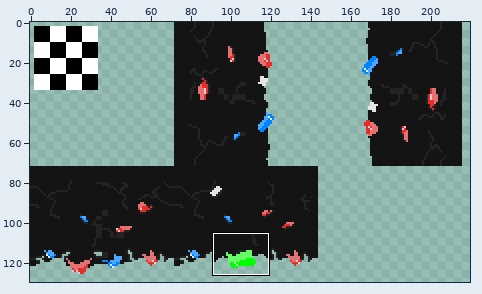
Sprite sheet -- prjVenomBite/tilesets/caveTiles/output_tileset.png. The picture above shows the old version from afar; the outline marks the close-up.
Close-up. Before:
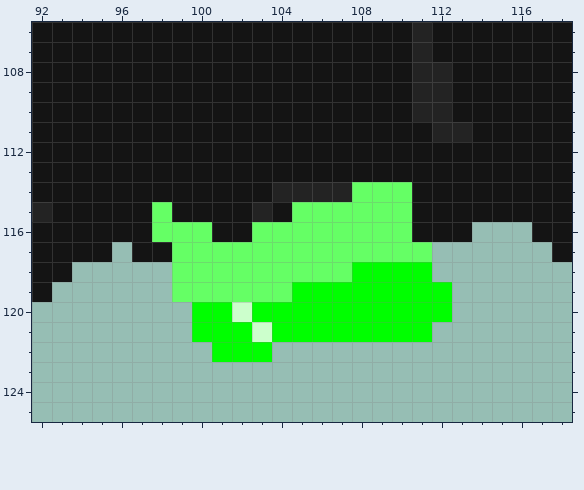
The file is 288x288 pixels. Shown: x 92..118, y 106..125. The wide view leaves out empty margins. The commit also changed other parts of the picture, which this record leaves out.
New version:
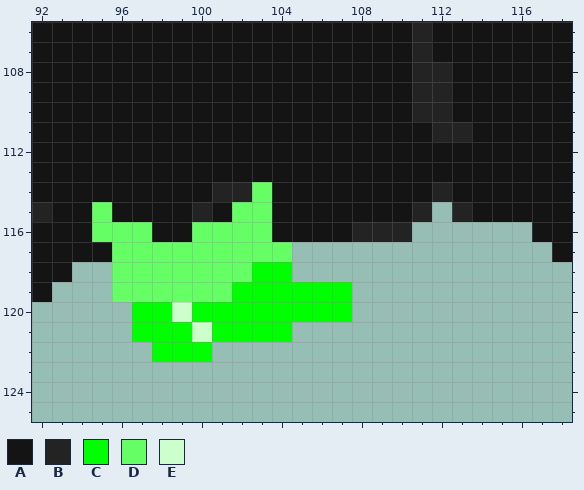
Palette (. is transparent): A #141414  B #232323  C #00ff00  D #65ff65  E #ccffcc
Difference:
{"y":114,"x":101,"old":"AAABBBBDDD","new":"BBDAAAAAAA"}
{"y":114,"x":112,"old":"A","new":"B"}
{"y":115,"x":95,"old":"A","new":"D"}
{"y":115,"x":98,"old":"D","new":"A"}
{"y":115,"x":100,"old":"A","new":"B"}
{"y":115,"x":102,"old":"AB","new":"DD"}
{"y":115,"x":105,"old":"DDDDDDAAA","new":"AAAAAAB.B"}
{"y":116,"x":95,"old":"AAADD","new":"DDDAA"}
{"y":116,"x":101,"old":"AA","new":"DD"}
{"y":116,"x":104,"old":"DDDDDDDAAA","new":"AAAABBB..."}
{"y":117,"x":96,"old":".AA","new":"DDD"}
{"y":117,"x":105,"old":"DDDDDDD","new":"......."}
{"y":118,"x":96,"old":"...","new":"DDD"}
{"y":118,"x":103,"old":"DDDDDCCCC","new":"CC......."}
{"y":119,"x":96,"old":"...","new":"DDD"}
{"y":119,"x":102,"old":"DDD","new":"CCC"}
{"y":119,"x":108,"old":"CCCCC","new":"....."}
{"y":120,"x":97,"old":"...","new":"CCE"}
{"y":120,"x":102,"old":"E","new":"C"}
{"y":120,"x":108,"old":"CCCCC","new":"....."}
{"y":121,"x":97,"old":"...C","new":"CCCE"}
{"y":121,"x":103,"old":"E","new":"C"}
{"y":121,"x":105,"old":"CCCCCCC","new":"......."}
{"y":122,"x":98,"old":"...CCC","new":"CCC..."}
{"label":"changed","picture_box":[92,182,472,362]}
